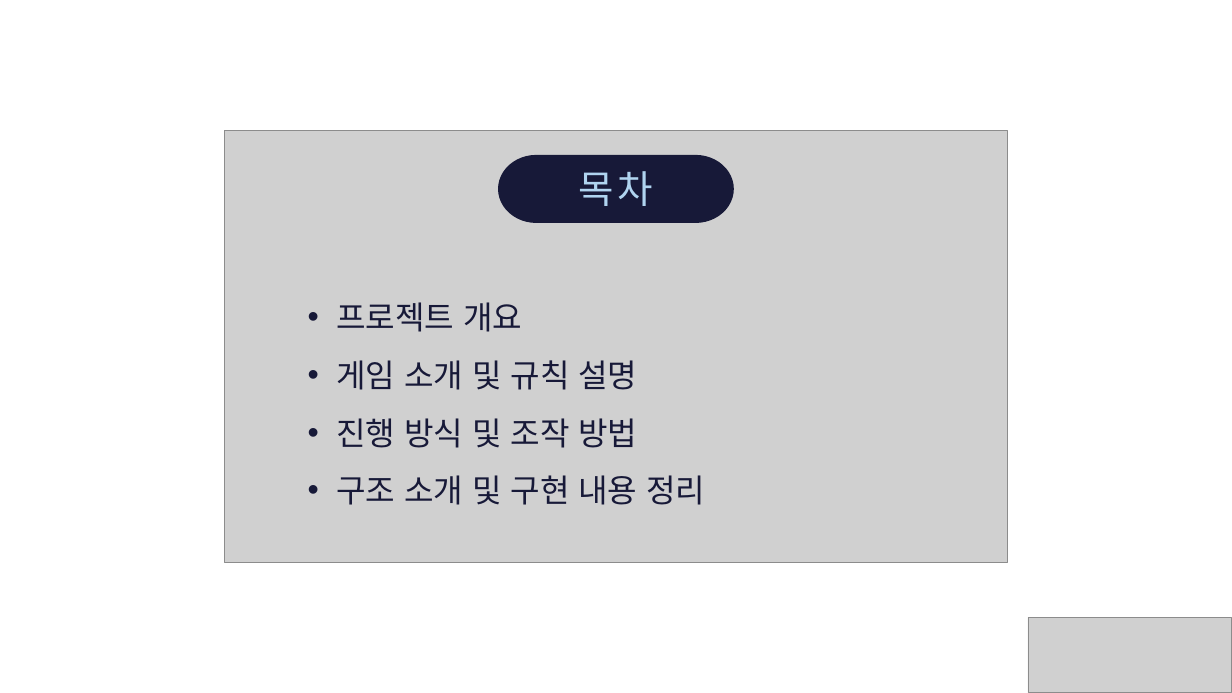
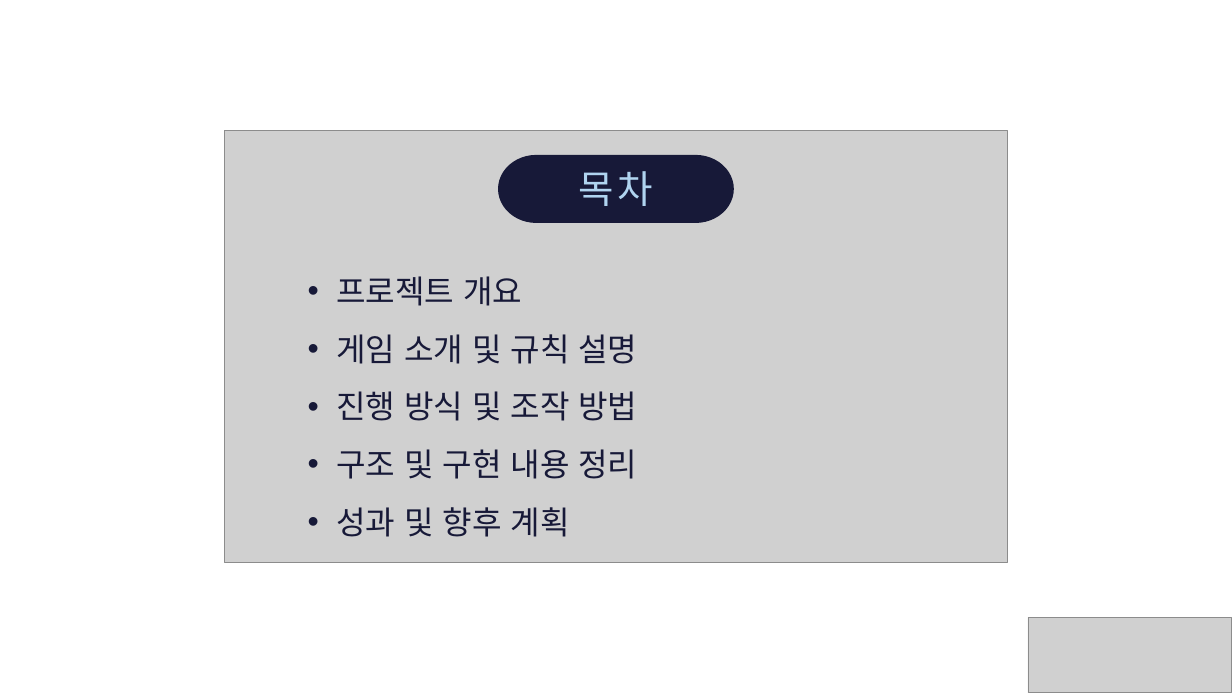
Before and after one commit to rosaa9979/CardArchive, a slide deck: slide 2 of Tool/언리얼5기_송준석.pptx. Drawn at 1232x693 pixels with LibreOffice and Linux fonts; fonts in the diff are those of the drawing; grey boxes stand for pictures; background and template pictures are left out. Boxes give left, top, right and bottom in pixels: in the first picture for what was removed or moved away, otherwise in the second. Text is boxed around its words. In the diff, an @@ line names an element or a change of style, - is before the commit and + after.

```diff
--- a/Tool/언리얼5기_송준석.pptx
+++ b/Tool/언리얼5기_송준석.pptx
@@ text "프로젝트 개요": place and size @@
-text "프로젝트 개요" at (336, 302, 705, 505)
+text "프로젝트 개요" at (336, 276, 637, 537)
@@ text at (336, 449, 637, 537): text changed @@
-• 구조 소개 및 구현 내용 정리
+• 구조 및 구현 내용 정리
+• 성과 및 향후 계획
```
Also in this commit, not shown: 2 other slides changed, 5 slides added, 42 other files.
